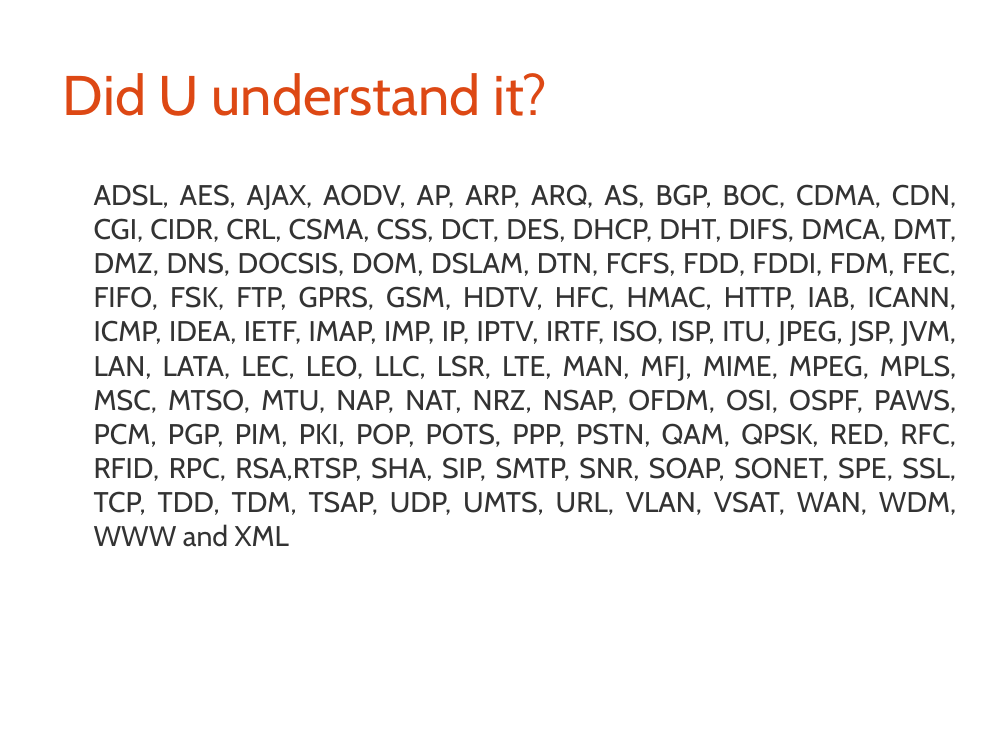
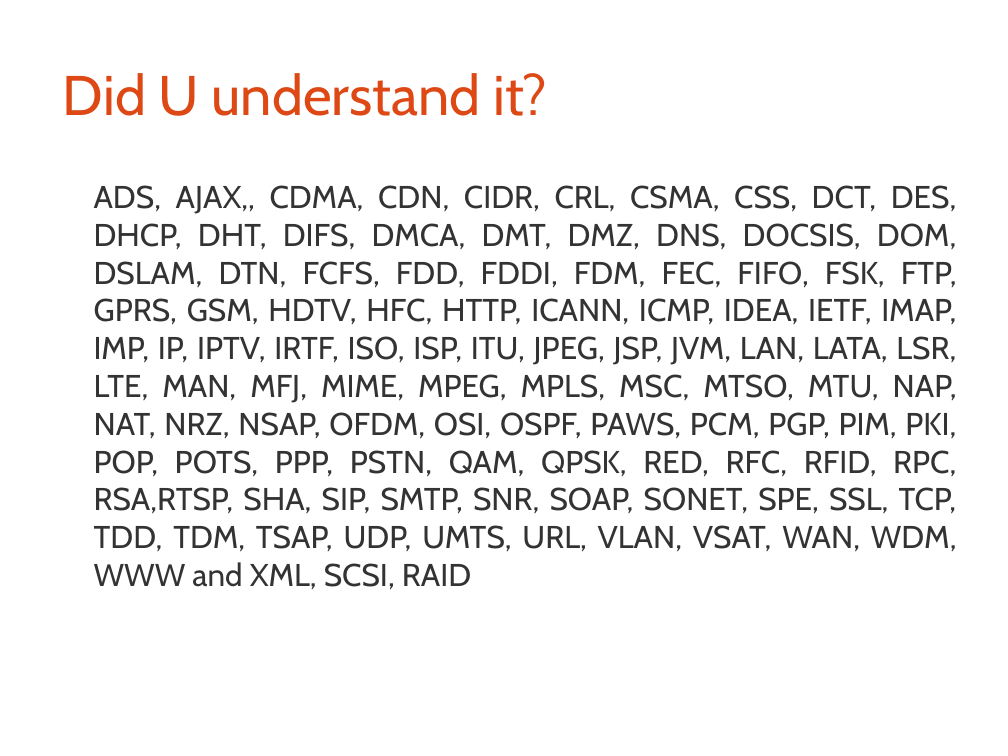
Before and after one commit to bagustris/TIK, a slide deck: slide 12 of tik-7b.odp. Drawn at 1008x756 pixels with LibreOffice and Linux fonts; fonts in the diff are those of the drawing. Boxes give left, top, right and bottom in pixels: in the first picture for what was removed or moved away, otherwise in the second. Text is boxed around its words. In the diff, an @@ line names an element or a change of style, - is before the commit and + after.

```diff
--- a/tik-7b.odp
+++ b/tik-7b.odp
@@ text at [94,185,957,590]: text changed; size 22.4 to 24.8 pt @@
-ADSL, AES, AJAX, AODV, AP, ARP, ARQ, AS, BGP, BOC, CDMA, CDN, CGI, CIDR, CRL, CSMA, CSS, DCT, DES, DHCP, DHT, DIFS, DMCA, DMT, DMZ, DNS, DOCSIS, DOM, DSLAM, DTN, FCFS, FDD, FDDI, FDM, FEC, FIFO, FSK, FTP, GPRS, GSM, HDTV, HFC, HMAC, HTTP, IAB, ICANN, ICMP, IDEA, IETF, IMAP, IMP, IP, IPTV, IRTF, ISO, ISP, ITU, JPEG, JSP, JVM, LAN, LATA, LEC, LEO, LLC, LSR, LTE, MAN, MFJ, MIME, MPEG, MPLS, MSC, MTSO, MTU, NAP, NAT, NRZ, NSAP, OFDM, OSI, OSPF, PAWS, PCM, PGP, PIM, PKI, POP, POTS, PPP, PSTN, QAM, QPSK, RED, RFC, RFID, RPC, RSA,RTSP, SHA, SIP, SMTP, SNR, SOAP, SONET, SPE, SSL, TCP, TDD, TDM, TSAP, UDP, UMTS, URL, VLAN, VSAT, WAN, WDM, WWW and XML
+ADS, AJAX,, CDMA, CDN, CIDR, CRL, CSMA, CSS, DCT, DES, DHCP, DHT, DIFS, DMCA, DMT, DMZ, DNS, DOCSIS, DOM, DSLAM, DTN, FCFS, FDD, FDDI, FDM, FEC, FIFO, FSK, FTP, GPRS, GSM, HDTV, HFC, HTTP, ICANN, ICMP, IDEA, IETF, IMAP, IMP, IP, IPTV, IRTF, ISO, ISP, ITU, JPEG, JSP, JVM, LAN, LATA, LSR, LTE, MAN, MFJ, MIME, MPEG, MPLS, MSC, MTSO, MTU, NAP, NAT, NRZ, NSAP, OFDM, OSI, OSPF, PAWS, PCM, PGP, PIM, PKI, POP, POTS, PPP, PSTN, QAM, QPSK, RED, RFC, RFID, RPC, RSA,RTSP, SHA, SIP, SMTP, SNR, SOAP, SONET, SPE, SSL, TCP, TDD, TDM, TSAP, UDP, UMTS, URL, VLAN, VSAT, WAN, WDM, WWW and XML, SCSI, RAID
```
